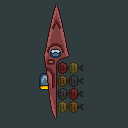
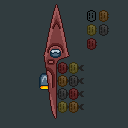
Comparing the layer stacks of the two 128px x 128px images. Changes:
showed group "Group 2" (5 layers) over [87, 10, 109, 50]
painted on "Layer 15" over [87, 24, 97, 48]
painted on "Layer 20" over [87, 10, 109, 48]
painted on "Layer 17" over [99, 10, 109, 36]
painted on "Layer 13" over [87, 24, 97, 50]
